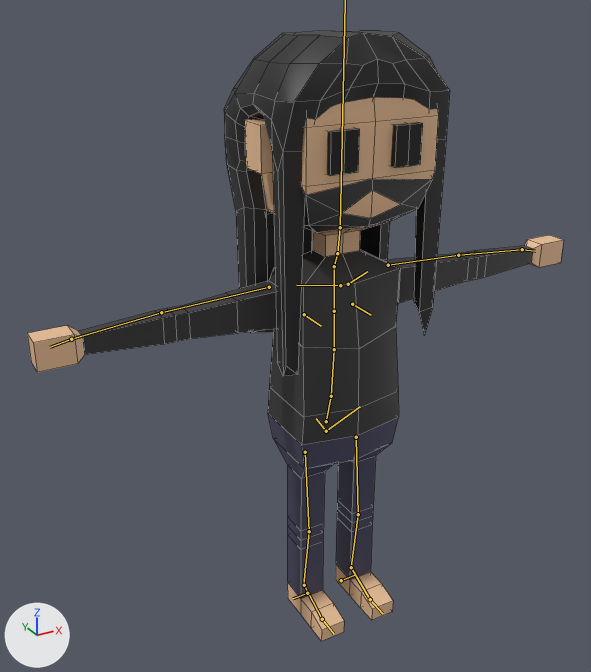
Before and after pictures for a commit that changed the Blender file Art/Monkey Noise Guys/Luca.blend.
The view is the same before and after, from a 50 mm lens placed at (-1.138, -1.836, 1.876), pointed at (-0.12, 0.013, 0.952). The axes (+X, +Y, +Z) are drawn at lower left. The lights are the same throughout. The bones that bend it are drawn over the model as lines. Mesh edges are drawn as thin lines.

Objects in the first picture: 'Luca'.
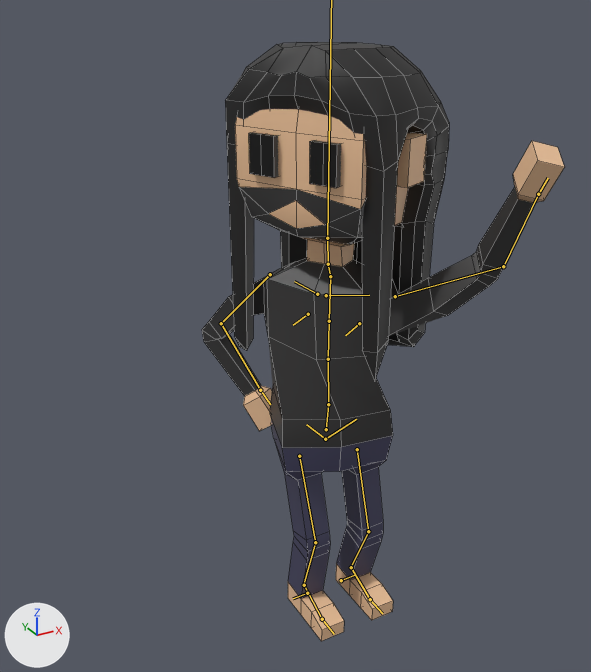
The newer file adds an action. The first version stands in its rest pose; the second is drawn at frame 1 of the action 'Wave'.

Changed parts and their boxes (x1, y1, x2, y2) in the pictures (591 x 672 px):
'Luca', posed (33% narrower)
    before: (27, 31, 564, 641)
    after: (202, 42, 564, 641)
bone 'spine', root to tip
    before: (326, 421) to (331, 396)
    after: (326, 429) to (328, 404)
bone 'spine.001', root to tip
    before: (331, 396) to (334, 349)
    after: (328, 404) to (328, 359)
bone 'spine.003', root to tip
    before: (334, 311) to (334, 266)
    after: (329, 321) to (330, 276)
bone 'upper_arm.L', root to tip
    before: (388, 265) to (458, 255)
    after: (395, 296) to (503, 266)
bone 'forearm.L', root to tip
    before: (458, 255) to (522, 249)
    after: (503, 266) to (538, 194)
bone 'upper_arm.R', root to tip
    before: (269, 287) to (161, 312)
    after: (270, 274) to (221, 323)
bone 'forearm.R', root to tip
    before: (161, 312) to (71, 339)
    after: (221, 323) to (260, 390)

What the commit changed:
Bone 'spine' (bone_spine) moves from (0.0, 0.0, 0.0) to (0.0, -0.027, 0.007).
Bone 'spine' (bone_spine) turns from (0, 0, 0) to (-1, -16, 4) degrees about its own x, y and z.
Bone 'spine.001' (bone_spine_001) turns from (0, 0, 0) to (-1, -32, 3) degrees about its own x, y and z.
Bone 'spine.003' (bone_spine_003) turns from (0, 0, 0) to (0, -8, 0) degrees about its own x, y and z.
Bone 'Head' (bone_head) turns from (0, 0, 0) to (0, -8, 0) degrees about its own x, y and z.
Bone 'upper_arm.L' (bone_upper_arm_l) turns from (0, 0, 0) to (-1, -41, 30) degrees about its own x, y and z.
Bone 'forearm.L' (bone_forearm_l) turns from (0, 0, 0) to (36, -16, 5) degrees about its own x, y and z.
Bone 'upper_arm.R' (bone_upper_arm_r) turns from (0, 0, 0) to (2, -6, 39) degrees about its own x, y and z.
Bone 'forearm.R' (bone_forearm_r) turns from (0, 0, 0) to (1, 11, 87) degrees about its own x, y and z.
